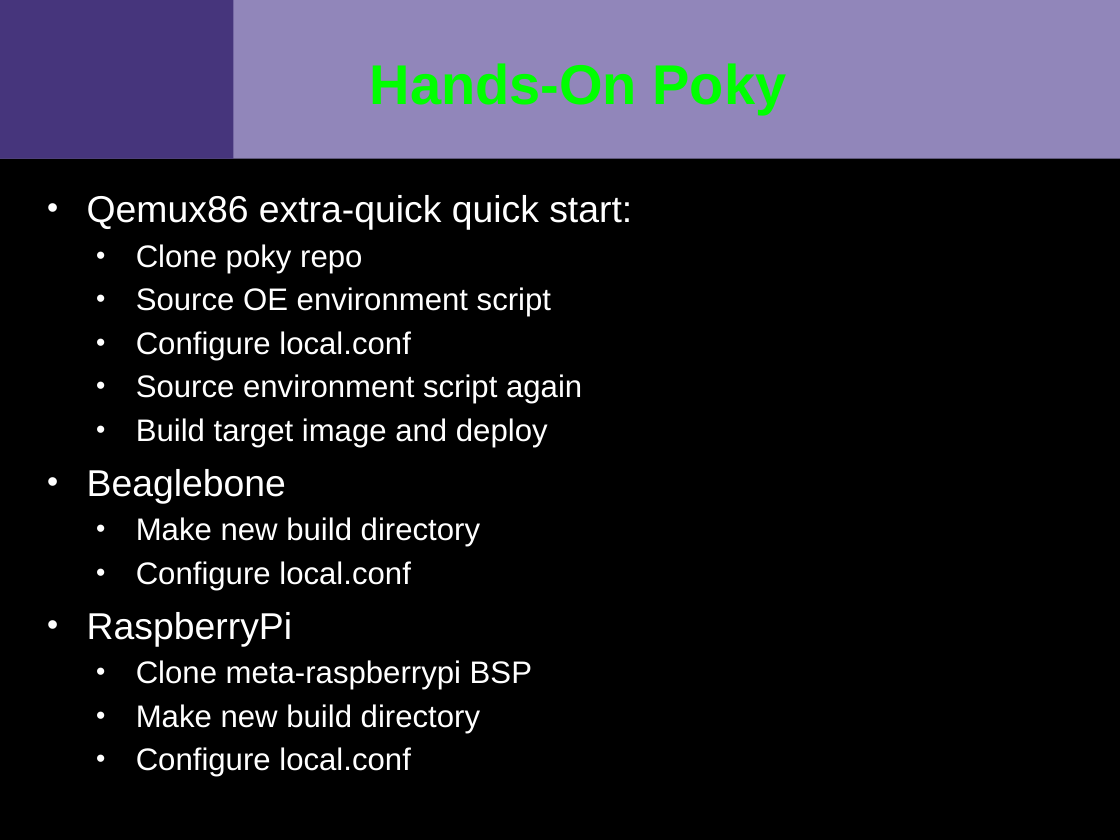
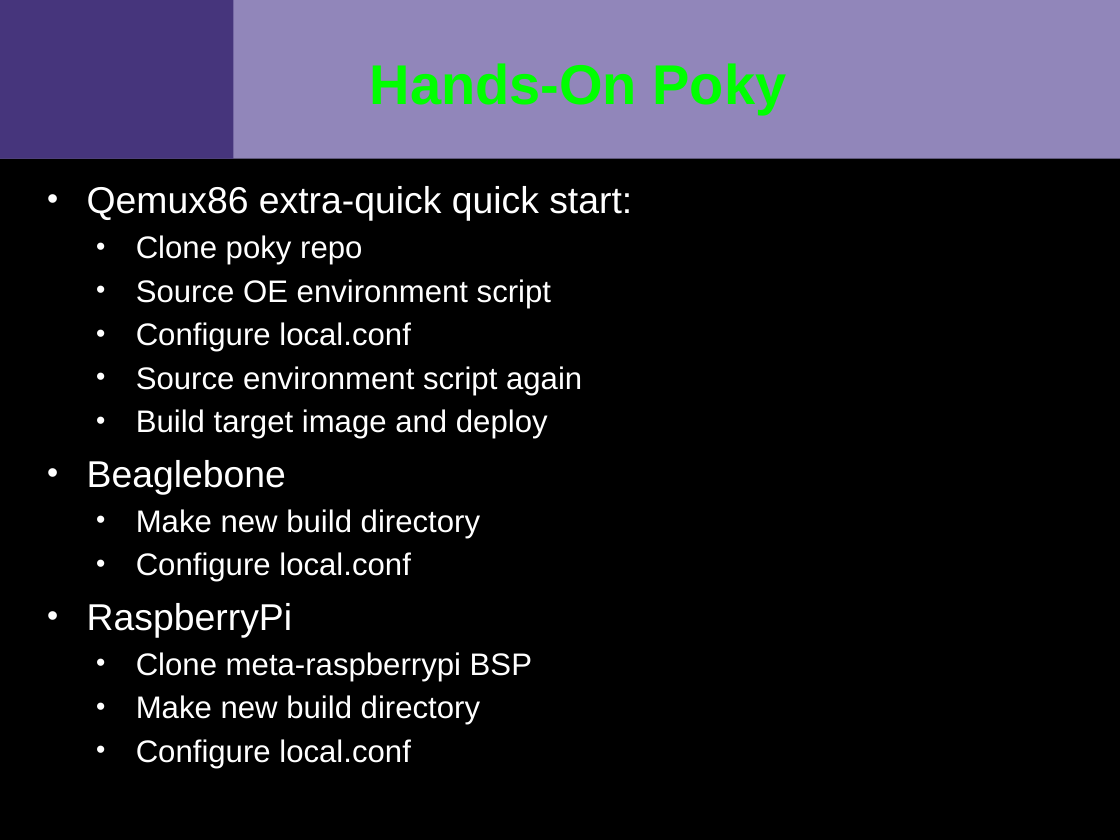
Before and after one commit to VCTLabs/scale13x-presentations, a slide deck: slide 7 of yocto_scale_handout.odp. Drawn at 1120x840 pixels with LibreOffice and Linux fonts; fonts in the diff are those of the drawing; background and template pictures are left out. Boxes give left, top, right and bottom in pixels: in the first picture for what was removed or moved away, otherwise in the second. Text is boxed around its words. In the diff, an @@ line names an element or a change of style, - is before the commit and + after.

```diff
--- a/yocto_scale_handout.odp
+++ b/yocto_scale_handout.odp
@@ text "Qemux86 extra-quick quick start:": place and size @@
-text "Qemux86 extra-quick quick start:" at [87, 195, 632, 777]
+text "Qemux86 extra-quick quick start:" at [87, 186, 632, 768]
```
Also in this commit, not shown: 10 other slides changed.
